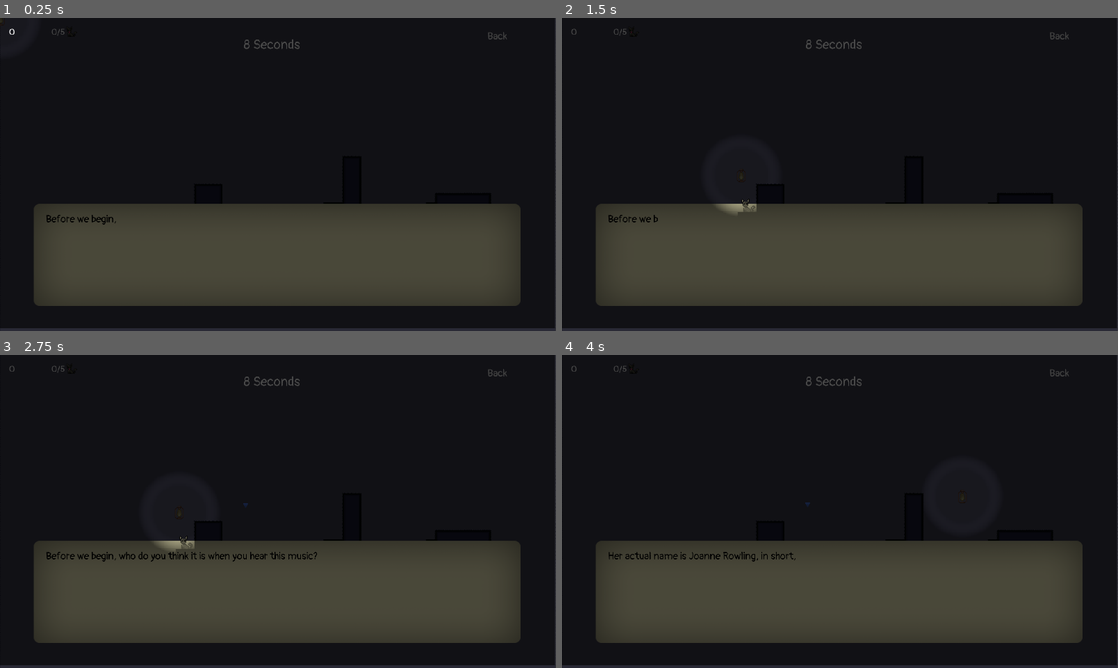
Above: before the commit, frames 1-4 (two rows, left to right).
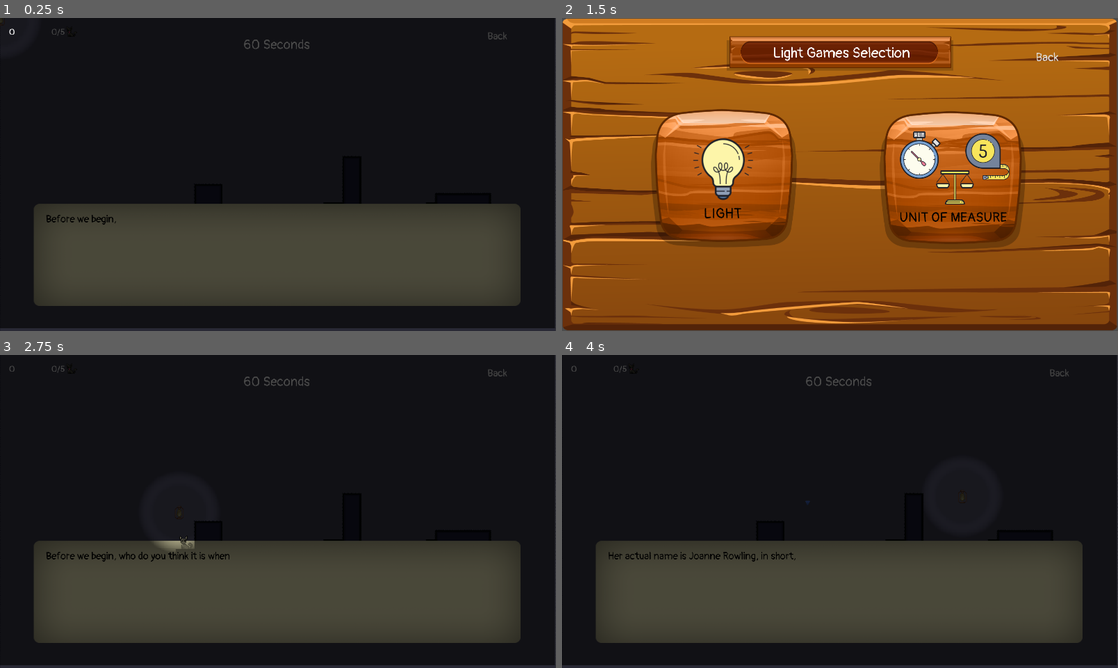
Above: after the commit, the same moments.

Repository: ChunFei96/Godot-PhysicLab
Game: Godot game, scene res://MainLevels/Light/Cat/Cat.tscn
Two runs of this game, one before a commit and one after it. Both use one fixed random seed, a clock stepped at 60 frames per second and the inputs below. This scene is started directly instead of the project's main scene.
Inputs (mouse positions are in pixels of both pictures, inside the frame that each line leads up to):
- Up to frame 1 (0.25 s): no input
- Up to frame 2 (1.5 s): click "Back" at 0.5 s; click "Light" at 1.25 s
- Up to frame 3 (2.75 s): click (177, 511) at 2 s, where only the run after the commit has a clickable "Light"
- Up to frame 4 (4 s): tap Enter (ui_accept) at 2.75, 3.02 s; move the mouse to (962, 495) at 2.77 s; click (962, 495) at 2.92 s; drag from (728, 527) to (962, 495) at 3.52 s

The runs differ from the first frame. In frame 1, 0.1% of the frame differs, in the area x 43-56%, y 6-10%; in frame 2, 100%, in the area x 0-100%, y 0-100%; in frame 3, 0.3%; in frame 4, 0.1%.

Commit message:
added new scene - light 2nd layer, fixed update selected character issue

Diff:
--- a/MainLevels/Characters/character-selection.tscn
+++ b/MainLevels/Characters/character-selection.tscn
@@ -75,10 +75,10 @@
 [node name="tesla" type="TextureButton" parent="selection-intro"]
 anchor_top = 0.00171122
 anchor_bottom = 0.00171122
-margin_left = 645.0
-margin_top = 298.152
-margin_right = 818.0
-margin_bottom = 535.152
+margin_left = 1301.0
+margin_top = 304.152
+margin_right = 1474.0
+margin_bottom = 541.152
 rect_scale = Vector2( 1.8, 1.8 )
 texture_normal = ExtResource( 12 )
 texture_pressed = ExtResource( 3 )
@@ -101,10 +101,10 @@
 }
 
 [node name="einstein" type="TextureButton" parent="selection-intro"]
-margin_left = 980.0
-margin_top = 300.0
-margin_right = 1153.0
-margin_bottom = 537.0
+margin_left = 288.0
+margin_top = 298.0
+margin_right = 461.0
+margin_bottom = 535.0
 rect_scale = Vector2( 1.8, 1.8 )
 action_mode = 0
 texture_normal = ExtResource( 9 )
@@ -130,10 +130,10 @@
 [node name="galilei" type="TextureButton" parent="selection-intro"]
 anchor_top = 0.00171122
 anchor_bottom = 0.00171122
-margin_left = 394.019
-margin_top = 443.152
-margin_right = 567.019
-margin_bottom = 680.152
+margin_left = 718.019
+margin_top = 449.152
+margin_right = 891.019
+margin_bottom = 686.152
 rect_scale = Vector2( 1.8, 1.8 )
 rect_pivot_offset = Vector2( 113.934, 185.962 )
 texture_normal = ExtResource( 8 )
@@ -158,9 +158,9 @@
 }
 
 [node name="newton" type="TextureButton" parent="selection-intro"]
-margin_left = 1310.0
+margin_left = 962.0
 margin_top = 300.0
-margin_right = 1483.0
+margin_right = 1135.0
 margin_bottom = 537.0
 rect_scale = Vector2( 1.8, 1.8 )
 texture_normal = ExtResource( 10 )
--- a/MainLevels/GameWorld/topic-selection.gd
+++ b/MainLevels/GameWorld/topic-selection.gd
@@ -14,17 +14,14 @@
 	get_tree().change_scene("res://MainLevels/Mass/Level2/Level2.tscn")
 
 func _on_TextureButton4_pressed():
-	get_tree().change_scene("res://MainLevels/Light/Cat/Cat.tscn")
-
-
-
-
+	get_tree().change_scene("res://MainLevels/Light/light-selection.tscn")
 
 func _on_Leaderboard_pressed():
 	#get_tree().change_scene("res://src/Mainscene.tscn")
 	get_tree().change_scene("res://Assets/Common/Leaderboard.tscn")
 
-
-
 func _on_Profile_pressed():
 	get_tree().change_scene("res://MainLevels/Profile/Profile.tscn")
+
+func _on_SignOut_pressed() -> void:
+	get_tree().change_scene("res://Scenes/Login/LoginRegister.tscn")
--- a/MainLevels/GameWorld/topic-selection.tscn
+++ b/MainLevels/GameWorld/topic-selection.tscn
@@ -42,6 +42,16 @@
 texture = ExtResource( 9 )
 region_rect = Rect2( 0, 0, 334, 334 )
 
+[sub_resource type="StyleBoxTexture" id=8]
+
+[sub_resource type="StyleBoxTexture" id=9]
+
+[sub_resource type="StyleBoxTexture" id=10]
+
+[sub_resource type="DynamicFont" id=11]
+size = 40
+font_data = ExtResource( 4 )
+
 [node name="topic-selection" type="Control"]
 anchor_right = 1.92
 anchor_bottom = 1.08
@@ -169,7 +179,22 @@
 __meta__ = {
 "_edit_use_anchors_": false
 }
+
+[node name="SignOut" type="Button" parent="."]
+margin_left = 1393.04
+margin_top = 92.8159
+margin_right = 1551.04
+margin_bottom = 168.816
+custom_styles/hover = SubResource( 8 )
+custom_styles/pressed = SubResource( 9 )
+custom_styles/normal = SubResource( 10 )
+custom_fonts/font = SubResource( 11 )
+text = "SignOut"
+__meta__ = {
+"_edit_use_anchors_": false
+}
 [connection signal="pressed" from="selection-intro/TextureButton4" to="." method="_on_TextureButton4_pressed"]
 [connection signal="pressed" from="selection-intro/TextureButton" to="." method="_on_TextureButton_pressed"]
 [connection signal="pressed" from="buttons/Leaderboard" to="." method="_on_Leaderboard_pressed"]
 [connection signal="pressed" from="buttons/Profile" to="." method="_on_Profile_pressed"]
+[connection signal="pressed" from="SignOut" to="." method="_on_SignOut_pressed"]
--- a/MainLevels/Light/Cat/Cat.gd
+++ b/MainLevels/Light/Cat/Cat.gd
@@ -7,7 +7,7 @@
 var levelnumber = 1
 var topicname = "Light"
 var rescuedCatCount = 0;
-var set_total_time = 8
+var set_total_time = 60
 
 func _ready():
 	# init dialog
--- /dev/null
+++ b/MainLevels/Light/light-selection.gd
@@ -0,0 +1,28 @@
+extends Control
+
+
+# Declare member variables here. Examples:
+# var a: int = 2
+# var b: String = "text"
+
+
+# Called when the node enters the scene tree for the first time.
+func _ready() -> void:
+	pass # Replace with function body.
+
+
+# Called every frame. 'delta' is the elapsed time since the previous frame.
+#func _process(delta: float) -> void:
+#	pass
+
+
+func _on_CatBtn_pressed() -> void:
+	get_tree().change_scene("res://MainLevels/Light/Cat/Cat.tscn")
+
+
+func _on_QuizBtn_pressed() -> void:
+	get_tree().change_scene("res://Scenes/Light/Quiz/mainScene.tscn")
+
+
+func _on_Back_pressed() -> void:
+	get_tree().change_scene("res://MainLevels/GameWorld/topic-selection.tscn")
--- /dev/null
+++ b/MainLevels/Light/light-selection.tscn
@@ -0,0 +1,141 @@
+[gd_scene load_steps=13 format=2]
+
+[ext_resource path="res://Assets/Characters/logo-icon.png" type="Texture" id=1]
+[ext_resource path="res://Assets/UI/wood bg 3.png" type="Texture" id=2]
+[ext_resource path="res://Assets/UI/unitofmeasure.png" type="Texture" id=3]
+[ext_resource path="res://Assets/Font/fonts/Pangolin/Pangolin-Regular.ttf" type="DynamicFontData" id=4]
+[ext_resource path="res://Assets/UI/light.png" type="Texture" id=5]
+[ext_resource path="res://MainLevels/Light/light-selection.gd" type="Script" id=6]
+[ext_resource path="res://Assets/UI/wooden fill.png" type="Texture" id=12]
+
+[sub_resource type="DynamicFont" id=1]
+size = 50
+font_data = ExtResource( 4 )
+
+[sub_resource type="StyleBoxTexture" id=2]
+
+[sub_resource type="StyleBoxTexture" id=3]
+
+[sub_resource type="StyleBoxTexture" id=4]
+
+[sub_resource type="DynamicFont" id=5]
+size = 40
+font_data = ExtResource( 4 )
+
+[node name="light-selection" type="Control"]
+anchor_right = 1.92
+anchor_bottom = 1.08
+margin_right = -1766.4
+margin_bottom = -86.4
+rect_pivot_offset = Vector2( 511.352, 176.836 )
+focus_mode = 2
+script = ExtResource( 6 )
+__meta__ = {
+"_edit_use_anchors_": false
+}
+
+[node name="blackboard 2" type="Sprite" parent="."]
+position = Vector2( 960, 540 )
+scale = Vector2( 0.992854, 0.819375 )
+texture = ExtResource( 2 )
+
+[node name="selection-intro" type="Node" parent="."]
+
+[node name="CatBtn" type="TextureButton" parent="selection-intro"]
+margin_left = 149.554
+margin_top = 243.878
+margin_right = 1087.55
+margin_bottom = 841.878
+texture_normal = ExtResource( 5 )
+texture_pressed = ExtResource( 5 )
+texture_hover = ExtResource( 5 )
+__meta__ = {
+"_edit_use_anchors_": false
+}
+
+[node name="Label" type="Label" parent="selection-intro/CatBtn"]
+visible = false
+margin_left = 117.986
+margin_top = 242.614
+margin_right = 202.986
+margin_bottom = 279.614
+text = "Light"
+align = 1
+valign = 1
+__meta__ = {
+"_edit_use_anchors_": false
+}
+
+[node name="QuizBtn" type="TextureButton" parent="selection-intro"]
+margin_left = 940.038
+margin_top = 251.236
+margin_right = 1878.04
+margin_bottom = 849.236
+texture_normal = ExtResource( 3 )
+texture_pressed = ExtResource( 3 )
+texture_hover = ExtResource( 3 )
+__meta__ = {
+"_edit_use_anchors_": false
+}
+
+[node name="Label" type="Label" parent="selection-intro/QuizBtn"]
+visible = false
+margin_left = -14.7555
+margin_top = 247.905
+margin_right = 289.245
+margin_bottom = 284.905
+text = "Units of Measurements and Physical Quantities"
+align = 1
+valign = 1
+__meta__ = {
+"_edit_use_anchors_": false
+}
+
+[node name="wooden fill" type="Sprite" parent="selection-intro/QuizBtn"]
+position = Vector2( 20.2858, -128.463 )
+scale = Vector2( 0.525328, 0.525328 )
+texture = ExtResource( 12 )
+
+[node name="pagetitle" type="VBoxContainer" parent="selection-intro"]
+margin_left = 490.0
+margin_top = 90.0
+margin_right = 1441.0
+margin_bottom = 202.0
+__meta__ = {
+"_edit_use_anchors_": false
+}
+
+[node name="logo" type="TextureRect" parent="selection-intro/pagetitle"]
+visible = false
+margin_right = 951.0
+margin_bottom = 86.0
+texture = ExtResource( 1 )
+stretch_mode = 4
+
+[node name="Label" type="Label" parent="selection-intro/pagetitle"]
+margin_right = 951.0
+margin_bottom = 63.0
+custom_fonts/font = SubResource( 1 )
+text = "Light Games Selection"
+align = 1
+valign = 1
+__meta__ = {
+"_edit_use_anchors_": false
+}
+
+[node name="Back" type="Button" parent="."]
+margin_left = 1620.33
+margin_top = 111.407
+margin_right = 1731.33
+margin_bottom = 162.407
+custom_styles/hover = SubResource( 2 )
+custom_styles/pressed = SubResource( 3 )
+custom_styles/normal = SubResource( 4 )
+custom_fonts/font = SubResource( 5 )
+text = "Back"
+__meta__ = {
+"_edit_use_anchors_": false
+}
+[connection signal="pressed" from="selection-intro/CatBtn" to="." method="_on_CatBtn_pressed"]
+[connection signal="pressed" from="selection-intro/QuizBtn" to="." method="_on_QuizBtn_pressed"]
+[connection signal="pressed" from="Back" to="." method="_on_Back_pressed"]
--- a/MainLevels/Mass/Level2/Level2.gd
+++ b/MainLevels/Mass/Level2/Level2.gd
@@ -5,7 +5,7 @@
 
 var levelnumber = 2
 var topicname = "Mass"
-var set_total_time = 8
+var set_total_time = 3
 
 # Called when the node enters the scene tree for the first time.
 func _ready():
--- a/MainLevels/Teacher/TLanding.gd
+++ b/MainLevels/Teacher/TLanding.gd
@@ -27,3 +27,7 @@
 
 func _on_Leaderboard_pressed() -> void:
 	get_tree().change_scene("res://Assets/Common/Leaderboard.tscn")
+
+
+func _on_SignOut_pressed() -> void:
+	get_tree().change_scene("res://Scenes/Login/LoginRegister.tscn")
--- a/MainLevels/Teacher/TLanding.tscn
+++ b/MainLevels/Teacher/TLanding.tscn
@@ -11,21 +11,31 @@
 [ext_resource path="res://Assets/UI/Mastery.png" type="Texture" id=9]
 [ext_resource path="res://Assets/UI/trophy.png" type="Texture" id=11]
 
-[sub_resource type="DynamicFont" id=1]
+[sub_resource type="DynamicFont" id=12]
 size = 70
 font_data = ExtResource( 2 )
 
-[sub_resource type="StyleBoxTexture" id=2]
+[sub_resource type="StyleBoxTexture" id=13]
 texture = ExtResource( 6 )
 region_rect = Rect2( 0, 0, 1580, 760 )
 
-[sub_resource type="StyleBoxTexture" id=3]
+[sub_resource type="StyleBoxTexture" id=14]
 texture = ExtResource( 6 )
 region_rect = Rect2( 0, 0, 1580, 760 )
 
-[sub_resource type="StyleBoxTexture" id=4]
+[sub_resource type="StyleBoxTexture" id=15]
 texture = ExtResource( 11 )
 region_rect = Rect2( 0, 0, 1580, 760 )
+
+[sub_resource type="StyleBoxTexture" id=8]
+
+[sub_resource type="StyleBoxTexture" id=9]
+
+[sub_resource type="StyleBoxTexture" id=10]
+
+[sub_resource type="DynamicFont" id=11]
+size = 40
+font_data = ExtResource( 2 )
 
 [node name="Tlanding" type="Control"]
 margin_right = 40.0
@@ -129,12 +139,27 @@
 margin_top = 144.0
 margin_right = 2043.0
 margin_bottom = 289.0
-custom_styles/hover = SubResource( 2 )
-custom_styles/pressed = SubResource( 3 )
-custom_styles/normal = SubResource( 4 )
+custom_styles/hover = SubResource( 13 )
+custom_styles/pressed = SubResource( 14 )
+custom_styles/normal = SubResource( 15 )
+__meta__ = {
+"_edit_use_anchors_": false
+}
+
+[node name="SignOut" type="Button" parent="."]
+margin_left = 1393.04
+margin_top = 92.8159
+margin_right = 1551.04
+margin_bottom = 168.816
+custom_styles/hover = SubResource( 8 )
+custom_styles/pressed = SubResource( 9 )
+custom_styles/normal = SubResource( 10 )
+custom_fonts/font = SubResource( 11 )
+text = "SignOut"
 __meta__ = {
 "_edit_use_anchors_": false
 }
 [connection signal="pressed" from="selection-intro/Register" to="." method="_on_Register_pressed"]
 [connection signal="pressed" from="selection-intro/Mastery" to="." method="_on_Mastery_pressed"]
 [connection signal="pressed" from="buttons/Leaderboard" to="." method="_on_Leaderboard_pressed"]
+[connection signal="pressed" from="SignOut" to="." method="_on_SignOut_pressed"]
--- a/Scenes/Characters/character1.gd
+++ b/Scenes/Characters/character1.gd
@@ -58,6 +58,8 @@
 
 				#isUpdateOK = false #test
 				if isUpdateOK == true:
+					ErrorNotificate.text = "Character selected successfully!"
+					yield(get_tree().create_timer(5.0), "timeout")
 					get_tree().change_scene("res://MainLevels/GameWorld/topic-selection.tscn")
 				else:
 					ErrorNotificate.text = "Invalid character selection"
--- a/Scenes/Characters/character2.gd
+++ b/Scenes/Characters/character2.gd
@@ -56,6 +56,8 @@
 
 				#isUpdateOK = false #test
 				if isUpdateOK == true:
+					ErrorNotificate.text = "Character selected successfully!"
+					yield(get_tree().create_timer(5.0), "timeout")
 					get_tree().change_scene("res://MainLevels/GameWorld/topic-selection.tscn")
 				else:
 					ErrorNotificate.text = "Invalid character selection"
--- a/Scenes/Characters/character2.tscn
+++ b/Scenes/Characters/character2.tscn
@@ -34,8 +34,8 @@
 text = "Read More at https://www.britannica.com/biography/Galileo-Galilei"
 
 [node name="ErrorNotification" parent="." index="8"]
-margin_left = 394.642
-margin_top = 511.623
-margin_right = 434.642
-margin_bottom = 537.623
+margin_left = 759.621
+margin_top = 189.73
+margin_right = 1246.62
+margin_bottom = 263.73
 custom_fonts/font = SubResource( 1 )
--- a/Scenes/Characters/character3.gd
+++ b/Scenes/Characters/character3.gd
@@ -55,6 +55,8 @@
 
 				#isUpdateOK = false #test
 				if isUpdateOK == true:
+					ErrorNotificate.text = "Character selected successfully!"
+					yield(get_tree().create_timer(5.0), "timeout")
 					get_tree().change_scene("res://MainLevels/GameWorld/topic-selection.tscn")
 				else:
 					ErrorNotificate.text = "Invalid character selection"
--- a/Scenes/Characters/character4.gd
+++ b/Scenes/Characters/character4.gd
@@ -55,6 +55,8 @@
 
 				#isUpdateOK = false #test
 				if isUpdateOK == true:
+					ErrorNotificate.text = "Character selected successfully!"
+					yield(get_tree().create_timer(5.0), "timeout")
 					get_tree().change_scene("res://MainLevels/GameWorld/topic-selection.tscn")
 				else:
 					ErrorNotificate.text = "Invalid character selection"
--- a/Scenes/Login/CreateAccount.tscn
+++ b/Scenes/Login/CreateAccount.tscn
@@ -47,7 +47,7 @@
 font_data = ExtResource( 2 )
 
 [sub_resource type="DynamicFont" id=11]
-size = 25
+size = 30
 font_data = ExtResource( 2 )
 
 [sub_resource type="DynamicFont" id=12]
--- a/project.godot
+++ b/project.godot
@@ -16,7 +16,7 @@
 [application]
 
 config/name="Physics Lab"
-run/main_scene="res://Login/LoginScene.tscn"
+run/main_scene="res://Scenes/Login/LoginRegister.tscn"
 
 [autoload]
 
Not shown: 1 places in MainLevels/GameWorld/topic-selection.tscn that only renumber resources
Not shown: 2 places in MainLevels/Teacher/TLanding.tscn that only renumber resources
